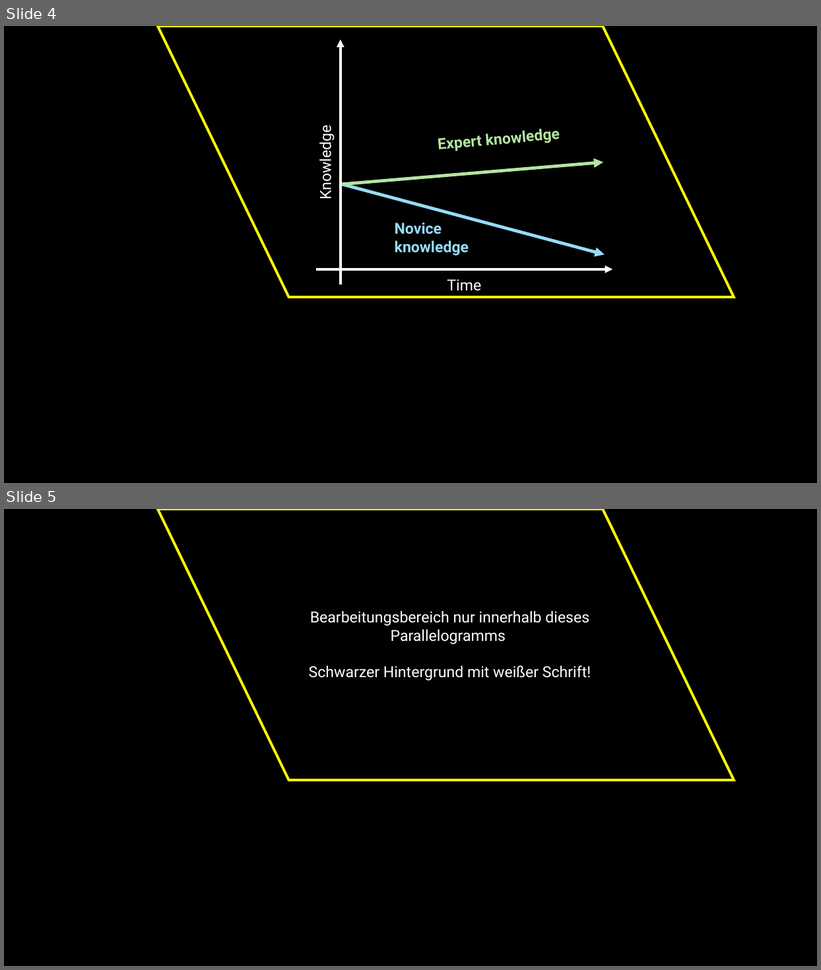
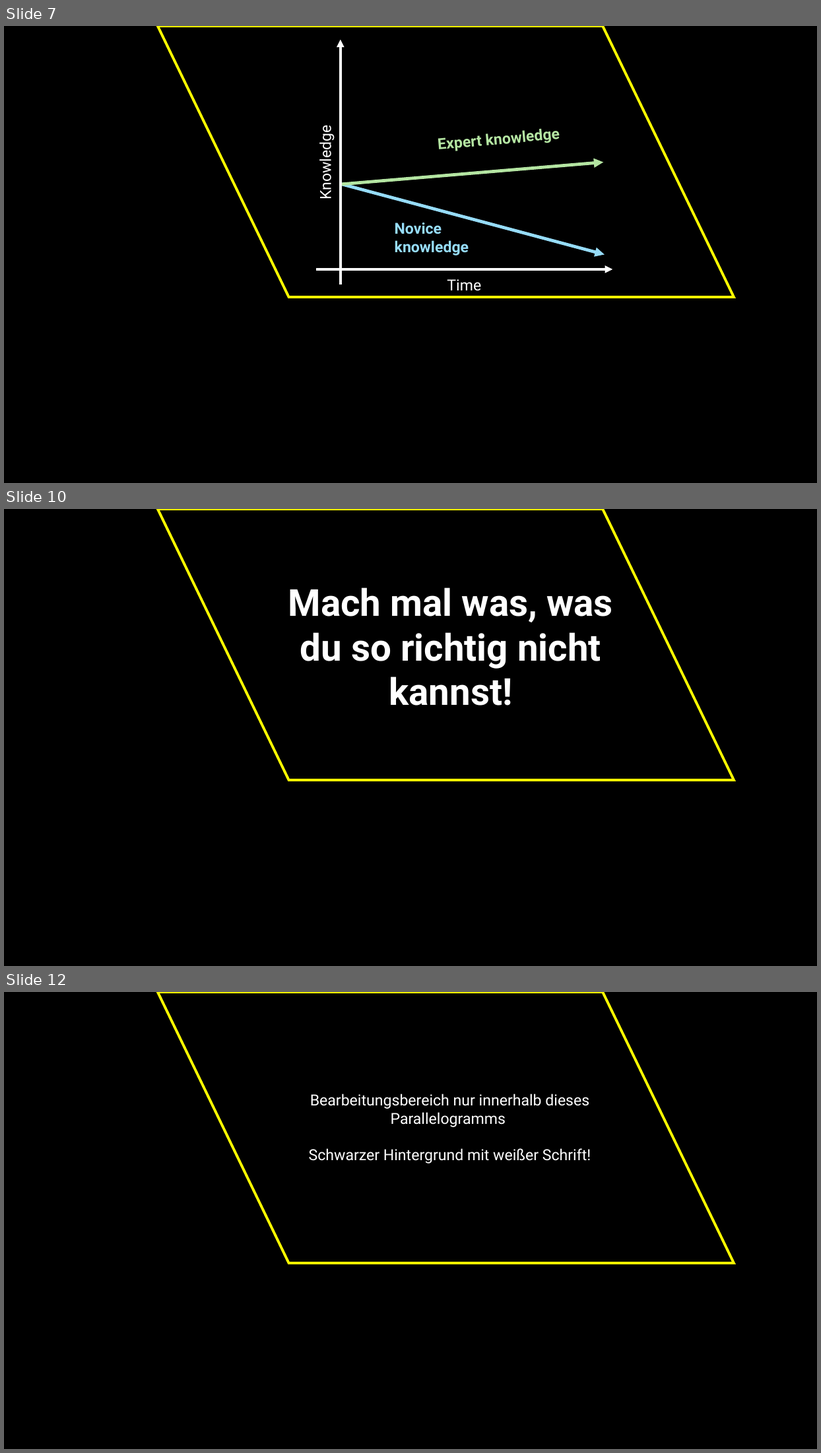
Before and after one commit to jkruppa/teaching, a slide deck: talks/202510_roulette/Kruppa_Scheetz.pptx. Shown one above the other, each under a label of ours: slides 4 and 5 before the commit, slides 7, 10 and 12 after it; the slides between them are not shown. The pictures are 821x970 and 821x1453 pixels, drawn with LibreOffice and Linux fonts; fonts in the diff are those of the drawing. Boxes give left, top, right and bottom in pixels: in the first picture for what was removed or moved away, otherwise in the second. Text is boxed around its words. In the diff, an @@ line names an element or a change of style, - is before the commit and + after.

```diff
--- a/talks/202510_roulette/Kruppa_Scheetz.pptx
+++ b/talks/202510_roulette/Kruppa_Scheetz.pptx
@@ slide 10 added at bbox=[4, 509, 817, 966], background #000000 @@
@@ parallelogram added at bbox=[158, 509, 734, 780], fill #000000, outline #FFFF00 3 pt @@
@@ text added at bbox=[288, 588, 613, 706], 44 pt, text #FFFFFF, bold @@
+Mach mal was, was du so richtig nicht kannst!
@@ what was slide 4 is now slide 7 @@
@@ what was slide 5 is now slide 12 @@
```
Also in this commit, not shown: 6 other slides added, 3 other files.
